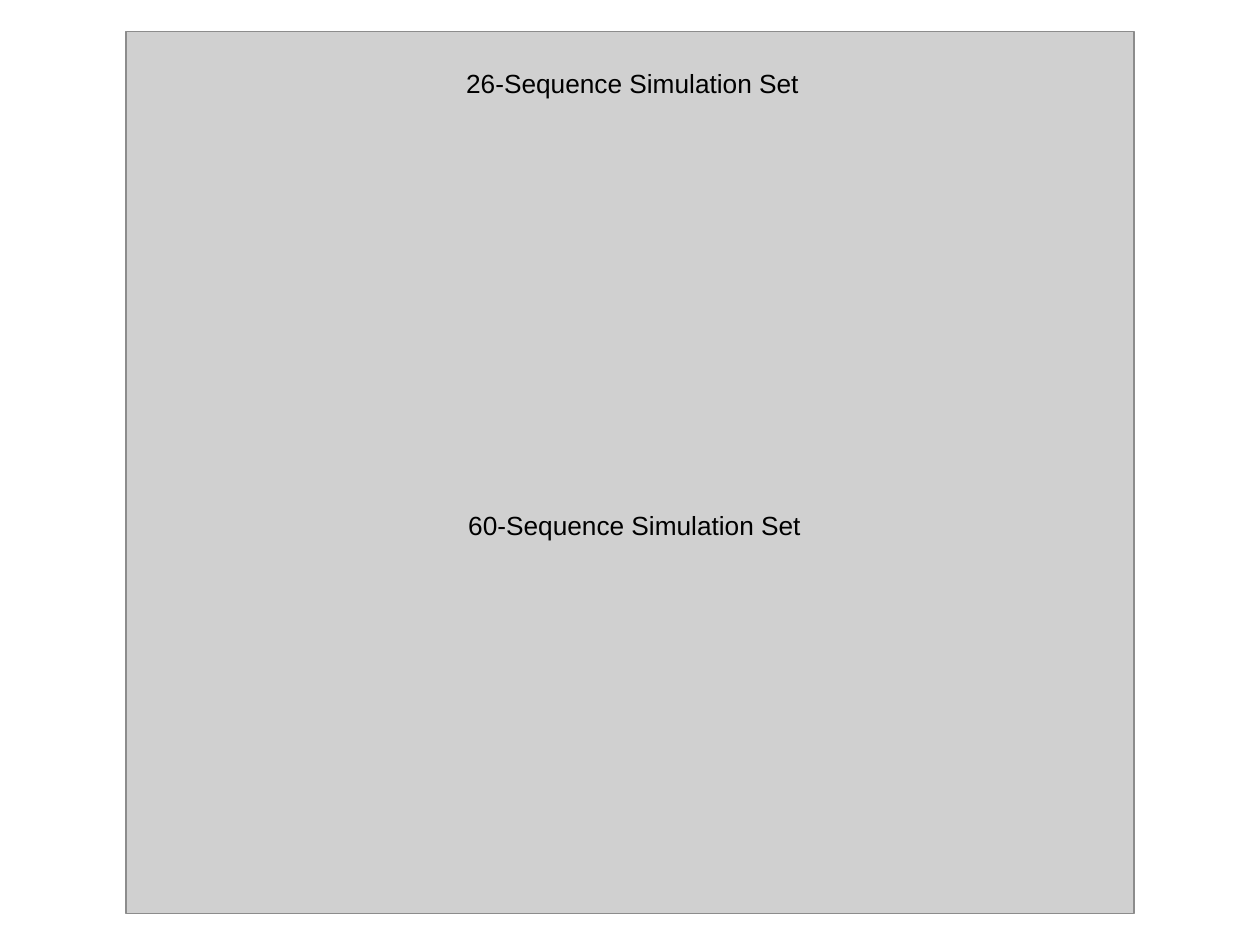
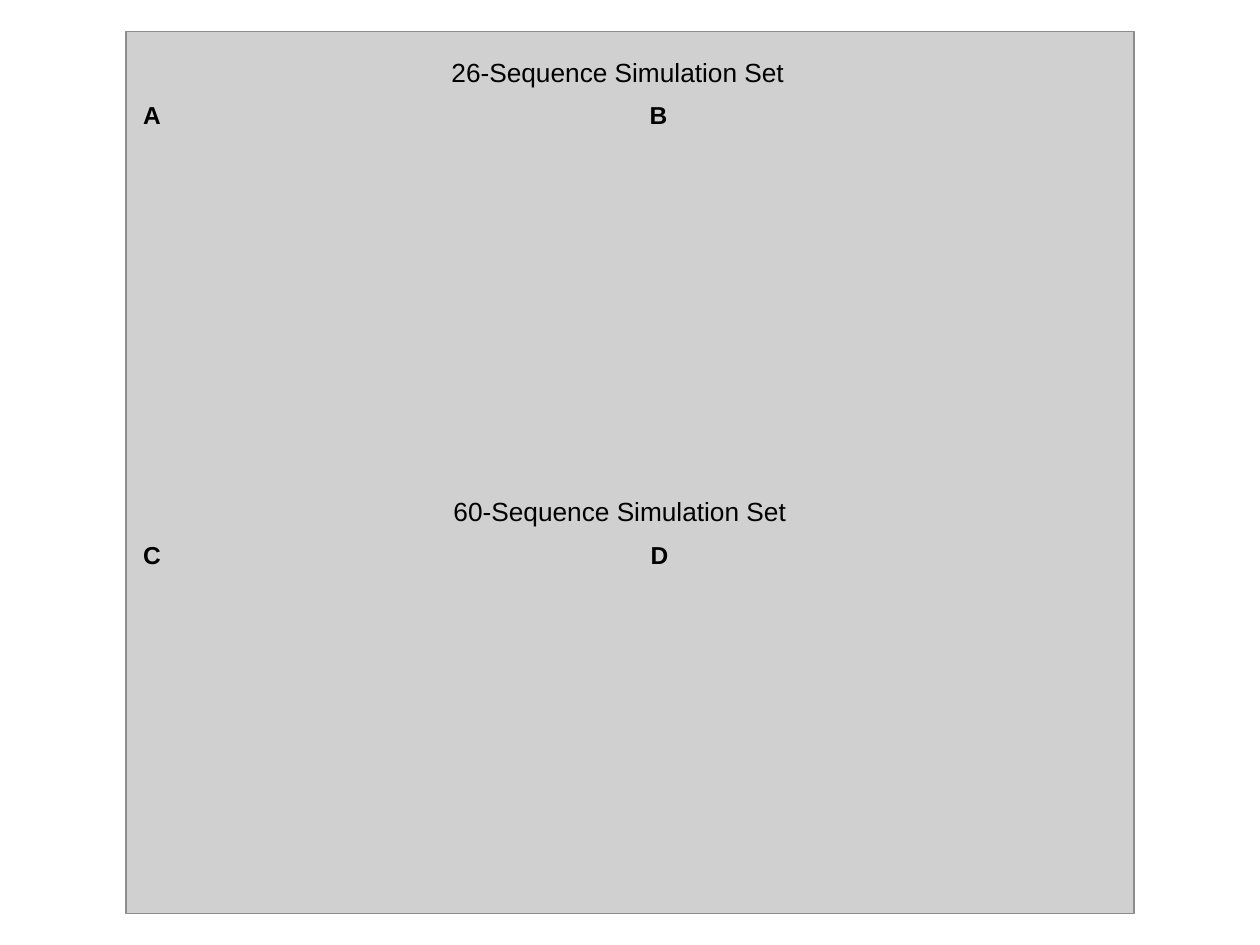
Before and after one commit to sjspielman/alignment_filtering, a slide deck: slide 3 of analysis/Rcode_plots/edit_figures.pptx. Drawn at 1260x945 pixels with LibreOffice and Linux fonts; fonts in the diff are those of the drawing; grey boxes stand for pictures. Boxes give left, top, right and bottom in pixels: in the first picture for what was removed or moved away, otherwise in the second. Text is boxed around its words. In the diff, an @@ line names an element or a change of style, - is before the commit and + after.

```diff
--- a/analysis/Rcode_plots/edit_figures.pptx
+++ b/analysis/Rcode_plots/edit_figures.pptx
@@ text "26-Sequence Simulation Set": place and size @@
-text "26-Sequence Simulation Set" at (466,74,798,99)
+text "26-Sequence Simulation Set" at (451,63,783,87)
@@ text added at (143,107,668,124), 14 pt, text #000000, bold @@
+A B
@@ text "60-Sequence Simulation Set": place and size @@
-text "60-Sequence Simulation Set" at (468,516,800,541)
+text "60-Sequence Simulation Set" at (453,502,785,527)
@@ text added at (143,547,669,565), 14 pt, text #000000, bold @@
+C D
```
Also in this commit, not shown: 3 other slides changed, 9 other files.
